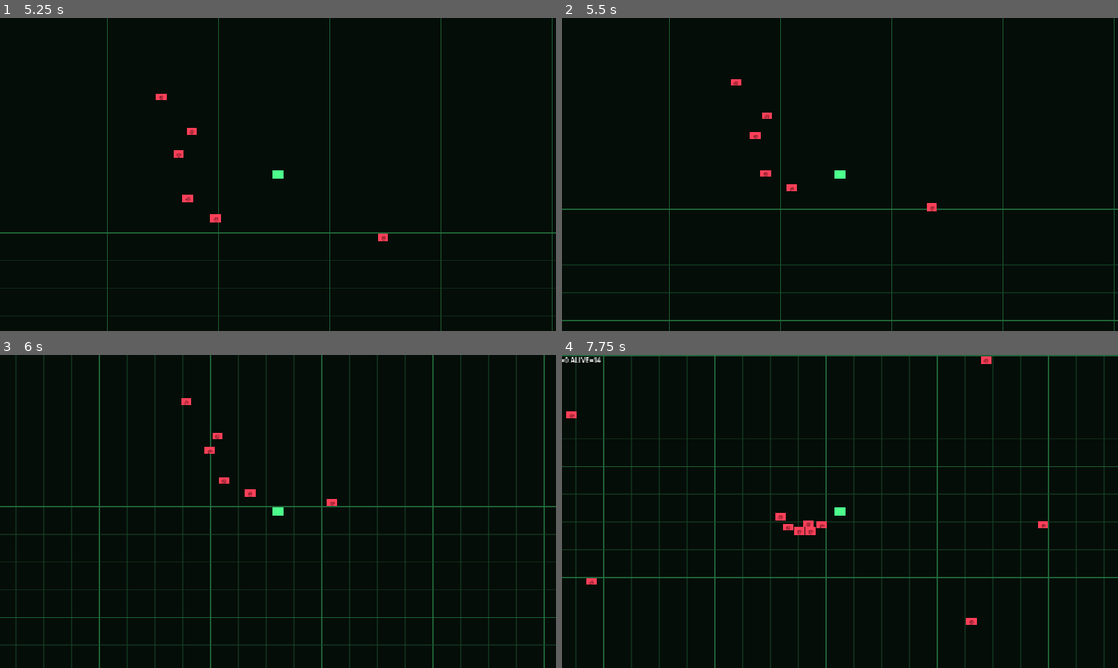
Above: before the commit, frames 1-4 (two rows, left to right).
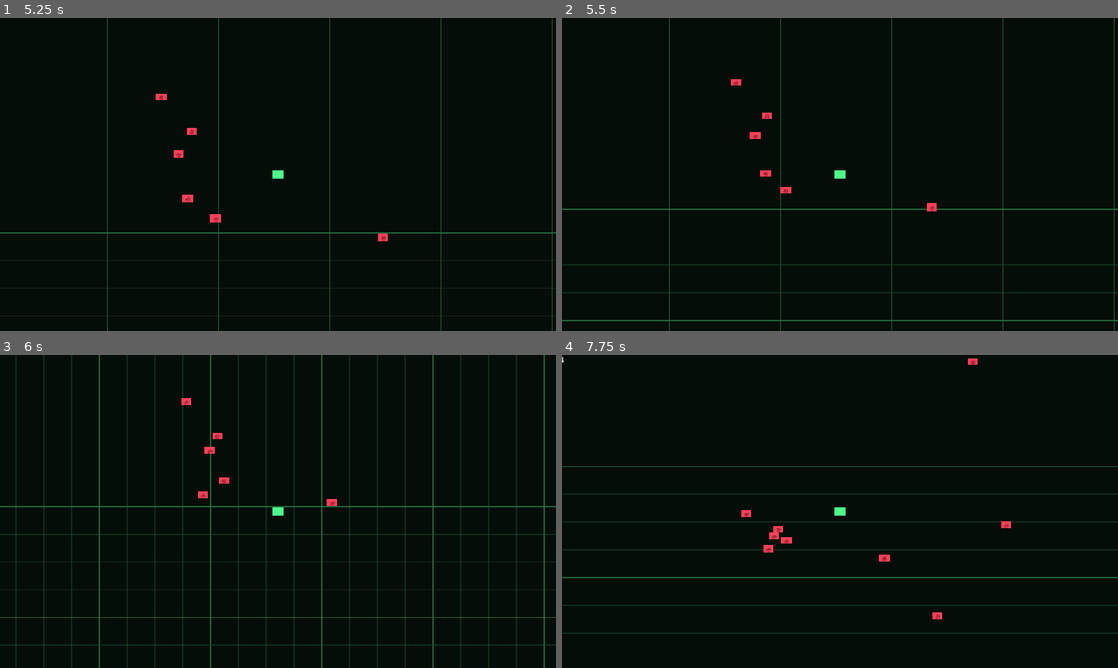
Above: after the commit, the same moments.

Repository: techafreshh/sigkill
Game: Godot game, scene res://main.tscn
Two runs of this game, one before a commit and one after it. Both use one fixed random seed, a clock stepped at 60 frames per second and the inputs below.
Inputs:
- Up to frame 1 (5.25 s): tap Enter at 0.5 s; hold D (move_right) 0.53-1.28 s; hold S (move_down) 1.28-2.03 s; hold D (move_right) 2.03-2.78 s; hold W (move_up) 2.78-3.53 s; hold A (move_left) 3.53-5.03 s; hold S (move_down) from 5.03 s (still down)
- Up to frame 2 (5.5 s): keep holding S (move_down)
- Up to frame 3 (6 s): release S (move_down) at 5.78 s; hold D (move_right) from 5.78 s (still down)
- Up to frame 4 (7.75 s): release D (move_right) at 6.53 s; hold W (move_up) 6.53-7.28 s; hold D (move_right) from 7.28 s (still down)

Frame 1 is identical in both runs. In frame 2, less than 0.1% of the frame differs, in the area x 39-43%, y 53-56%; in frame 3, less than 0.1%; in frame 4, 7.2%, in the area x 0-100%, y 0-100%.

Commit message:
[#38] [discovery] Autopilot encirclement blocks scripted moves (#48)
* [#38] Chaser arrival standoff: scale drive to zero inside contact band

* [#38] Player crowd-shove: push nearby enemies outward while moving

* [#38] Regression tests: encirclement push-through and contact-band standoff

Diff:
--- a/enemies/chaser.gd
+++ b/enemies/chaser.gd
@@ -4,6 +4,7 @@
 
 @export var speed := 140.0
 @export var acceleration := 600.0
+@export var standoff_distance := 28.0
 @export var target_path: NodePath
 
 var target: Node2D
@@ -37,9 +38,13 @@
 		move_and_slide()
 		return
 	var direction: Vector2 = target.global_position - global_position
+	var dist := direction.length()
 	var desired := Vector2.ZERO
-	if direction.length() > 1.0:
-		desired = direction.normalized() * speed
+	if dist > 1.0:
+		var approach := 1.0
+		if dist < standoff_distance:
+			approach = dist / standoff_distance
+		desired = direction.normalized() * speed * approach
 	velocity = velocity.move_toward(desired, acceleration * delta)
 	move_and_slide()
 
--- a/player.gd
+++ b/player.gd
@@ -5,6 +5,10 @@
 @export var speed := 220.0
 @export var acceleration := 1200.0
 @export var friction := 1400.0
+@export var shove_strength := 2.0
+@export var shove_max_speed := 320.0
+@export var shove_acceleration := 6000.0
+@export var shove_radius := 128.0
 
 var theme: TerminalTheme
 
@@ -21,7 +25,28 @@
 	var target := input * speed
 	var rate := acceleration if input.length() > 0.0 else friction
 	velocity = velocity.move_toward(target, rate * delta)
+	var push := velocity.length()
 	move_and_slide()
+	_shove_crowd(push, delta)
+
+
+## Crowd shove: a contact-only push cannot move a multi-layer pile, because
+## kinematic bodies transmit no force through a contact chain and the outer
+## layers keep ramming inward. Pushing every nearby enemy at once translates
+## the whole pile as a loose mass, so the player barges through instead of
+## wedging. Gated on push, so an idle player stays a hard wall.
+func _shove_crowd(push: float, delta: float) -> void:
+	if push <= 1.0:
+		return
+	var shove_vel := minf(push * shove_strength, shove_max_speed)
+	for node in get_tree().get_nodes_in_group("enemies"):
+		if node != self and node is CharacterBody2D:
+			var enemy := node as CharacterBody2D
+			var offset: Vector2 = enemy.global_position - global_position
+			var dist := offset.length()
+			if dist < 0.01 or dist > shove_radius:
+				continue
+			enemy.velocity = enemy.velocity.move_toward(offset.normalized() * shove_vel, shove_acceleration * delta)
 
 
 func _draw() -> void:
--- a/tests/test_runner.gd
+++ b/tests/test_runner.gd
@@ -58,6 +58,8 @@
 		"test_chaser_reacquires_player",
 		"test_chaser_player_collide",
 		"test_chaser_does_not_pass_through_player",
+		"test_player_shoves_through_encirclement",
+		"test_chaser_stops_at_contact_band",
 		"test_main_exposes_run_api",
 		"test_main_clock_accumulates",
 		"test_main_kill_counter_and_reset",
@@ -880,6 +882,86 @@
 	return ok
 
 
+func test_player_shoves_through_encirclement() -> bool:
+	var ok := true
+	await _clear_enemies()
+	var instance := _instantiate_main()
+	ok = assert_true(instance != null, "main scene instantiates") and ok
+	if instance == null:
+		return false
+	await process_frame
+	var player := instance.get_node_or_null("Player") as CharacterBody2D
+	var spawner := instance.get_node_or_null("Spawner")
+	ok = assert_true(player != null, "main scene has Player") and ok
+	ok = assert_true(spawner != null, "main scene has Spawner") and ok
+	if player == null or spawner == null:
+		instance.queue_free()
+		return false
+	spawner.set("spawn_interval", 3600.0)
+	_release_move_actions()
+	var packed := load("res://enemies/chaser.tscn") as PackedScene
+	ok = assert_true(packed != null, "chaser scene loads as PackedScene") and ok
+	if packed == null:
+		instance.queue_free()
+		return false
+	var center: Vector2 = player.global_position
+	var ring := 10
+	for i in ring:
+		var chaser := packed.instantiate() as CharacterBody2D
+		root.add_child(chaser)
+		var angle := TAU * float(i) / float(ring)
+		chaser.global_position = center + Vector2(cos(angle), sin(angle)) * 40.0
+		chaser.set("target", player)
+	for i in 90:
+		await physics_frame
+	var before: Vector2 = player.global_position
+	Input.action_press("move_right")
+	for i in 60:
+		await physics_frame
+	Input.action_release("move_right")
+	var pushed: float = player.global_position.distance_to(before)
+	ok = assert_true(pushed > 50.0, "player shoves through encirclement (%.1f px)" % pushed) and ok
+	_release_move_actions()
+	instance.queue_free()
+	return ok
+
+
+func test_chaser_stops_at_contact_band() -> bool:
+	var ok := true
+	await _clear_enemies()
+	var instance := _instantiate_main()
+	ok = assert_true(instance != null, "main scene instantiates") and ok
+	if instance == null:
+		return false
+	await process_frame
+	var player := instance.get_node_or_null("Player") as CharacterBody2D
+	var spawner := instance.get_node_or_null("Spawner")
+	ok = assert_true(player != null, "main scene has Player") and ok
+	ok = assert_true(spawner != null, "main scene has Spawner") and ok
+	if player == null or spawner == null:
+		instance.queue_free()
+		return false
+	spawner.set("spawn_interval", 3600.0)
+	_release_move_actions()
+	var packed := load("res://enemies/chaser.tscn") as PackedScene
+	ok = assert_true(packed != null, "chaser scene loads as PackedScene") and ok
+	if packed == null:
+		instance.queue_free()
+		return false
+	var chaser := packed.instantiate() as CharacterBody2D
+	root.add_child(chaser)
+	chaser.global_position = player.global_position + Vector2(100, 0)
+	chaser.set("target", player)
+	await process_frame
+	for i in 120:
+		await physics_frame
+	var final_dist: float = chaser.global_position.distance_to(player.global_position)
+	ok = assert_true(final_dist >= 15.0 and final_dist <= 60.0, "chaser holds standoff (dist=%.1f)" % final_dist) and ok
+	chaser.queue_free()
+	instance.queue_free()
+	return ok
+
+
 func test_main_exposes_run_api() -> bool:
 	var ok := true
 	var instance := _instantiate_main()
